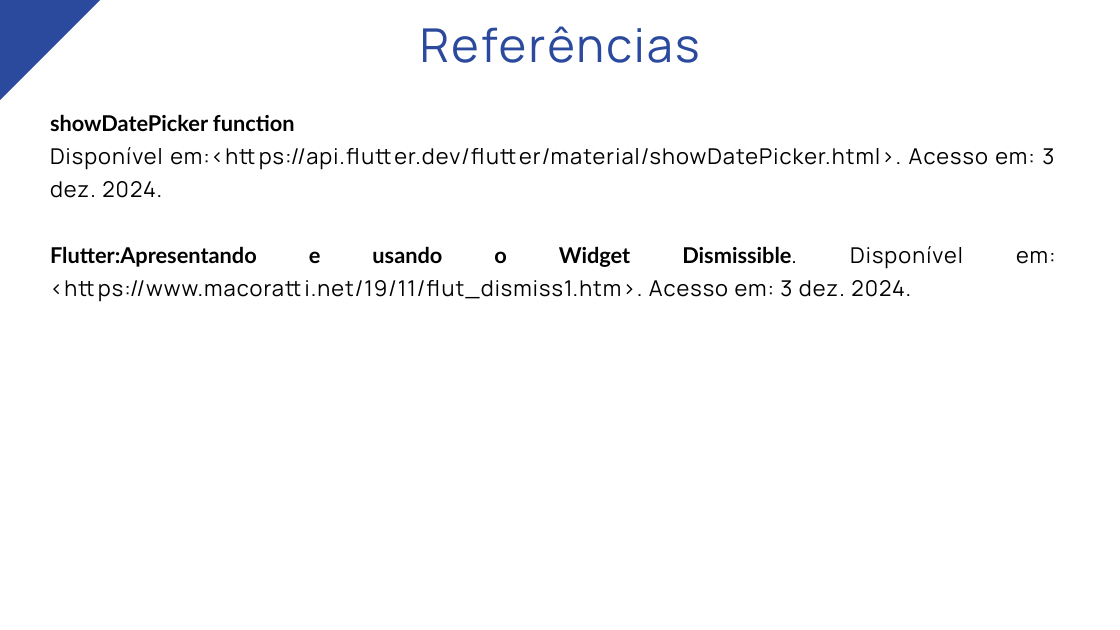
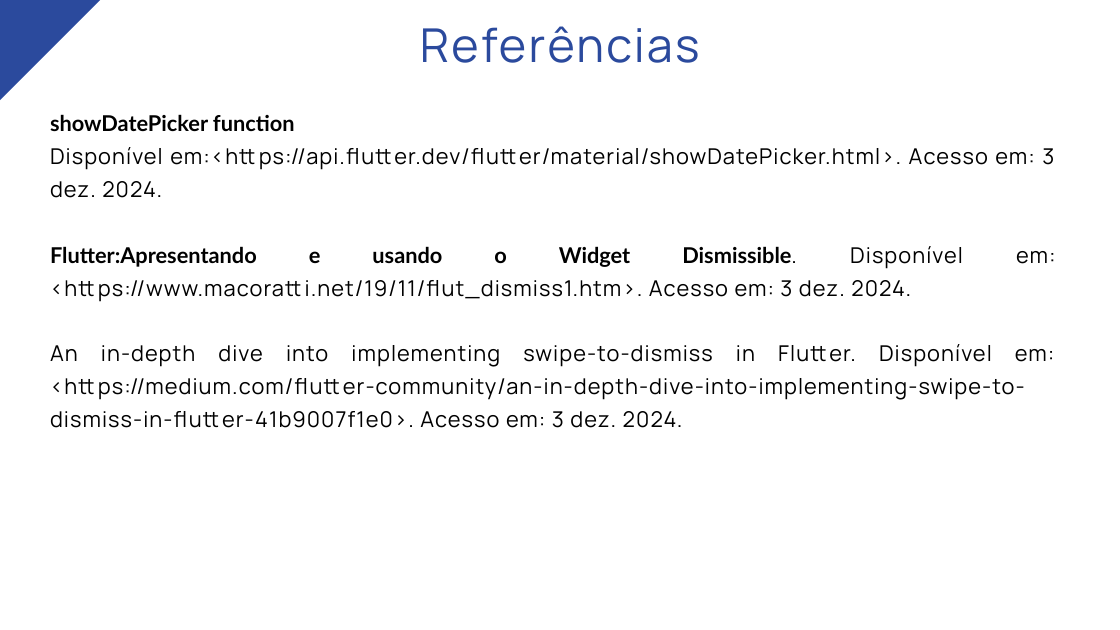
Before and after one commit to nataliascosta/Flutter, a slide deck: slide 14 of Módulo 10 - Componentes de formulários/Módulo X - Componentes de Formulários.pptx. Drawn at 1120x630 pixels with LibreOffice and Linux fonts; fonts in the diff are those of the drawing. Boxes give left, top, right and bottom in pixels: in the first picture for what was removed or moved away, otherwise in the second. Text is boxed around its words. In the diff, an @@ line names an element or a change of style, - is before the commit and + after.

```diff
--- a/Módulo 10 - Componentes de formulários/Módulo X - Componentes de Formulários.pptx
+++ b/Módulo 10 - Componentes de formulários/Módulo X - Componentes de Formulários.pptx
@@ text at [50, 344, 1054, 428]: paragraph added @@
+An in-depth dive into implementing swipe-to-dismiss in Flutter. Disponível em: <https://medium.com/flutter-community/an-in-depth-dive-into-implementing-swipe-to-dismiss-in-flutter-41b9007f1e0>. Acesso em: 3 dez. 2024.
```
Also in this commit, not shown: 2 other slides changed.
